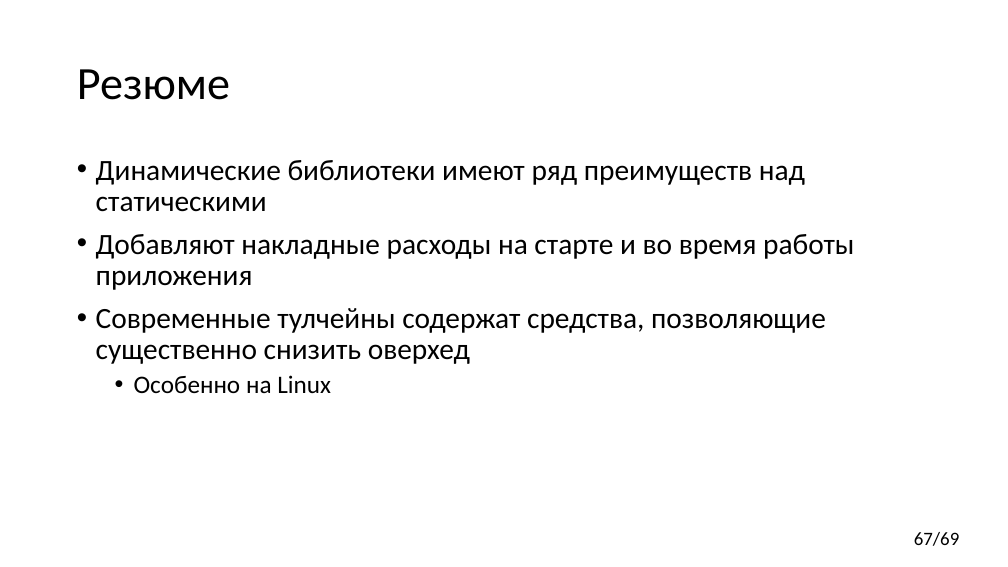
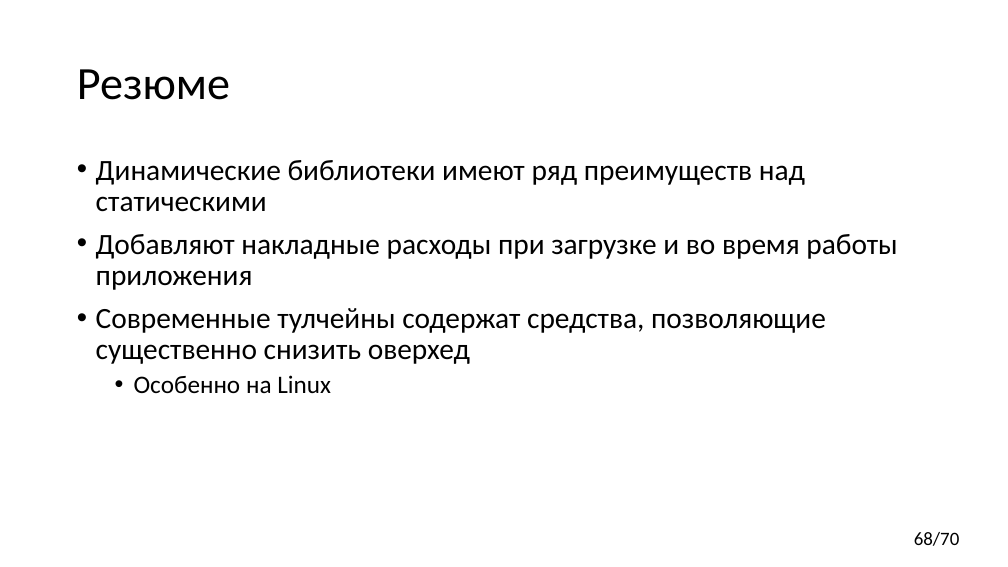
Before and after one commit to yugr/CppRussia, a slide deck: slide 68 of 2024/RU.pptx (slide 67 before the commit). Drawn at 1008x567 pixels with LibreOffice and Linux fonts; fonts in the diff are those of the drawing. Boxes give left, top, right and bottom in pixels: in the first picture for what was removed or moved away, otherwise in the second. Text is boxed around its words. In the diff, an @@ line names an element or a change of style, - is before the commit and + after.

```diff
--- a/2024/RU.pptx
+++ b/2024/RU.pptx
@@ text at bbox=[96, 234, 897, 290]: text changed @@
-• Добавляют накладные расходы на старте и во время работы приложения
+• Добавляют накладные расходы при загрузке и во время работы приложения
@@ page number at bbox=[914, 532, 960, 546]: text changed @@
-67/69
+68/70
```
Also in this commit, not shown: 9 other slides changed, 1 slide added.
